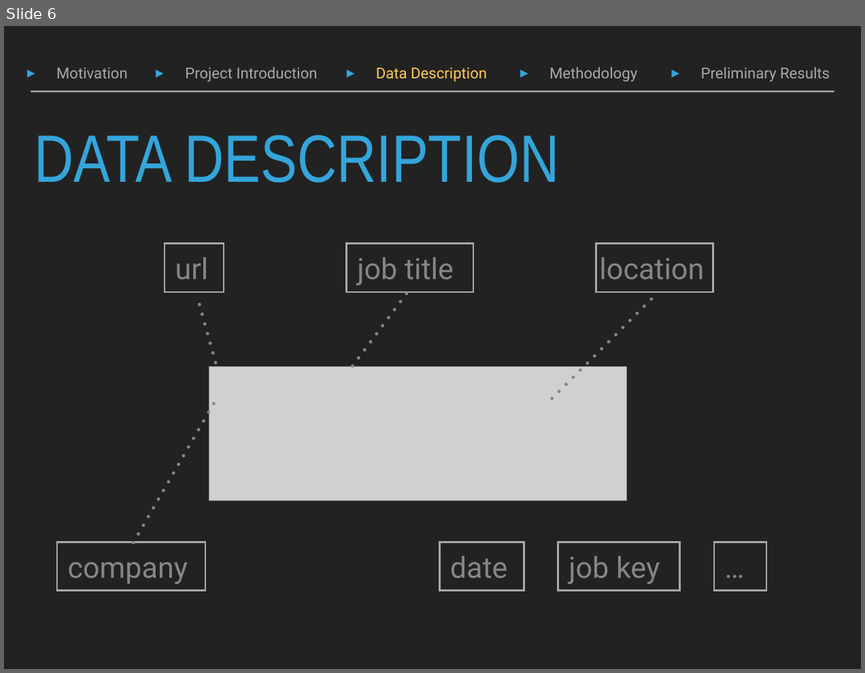
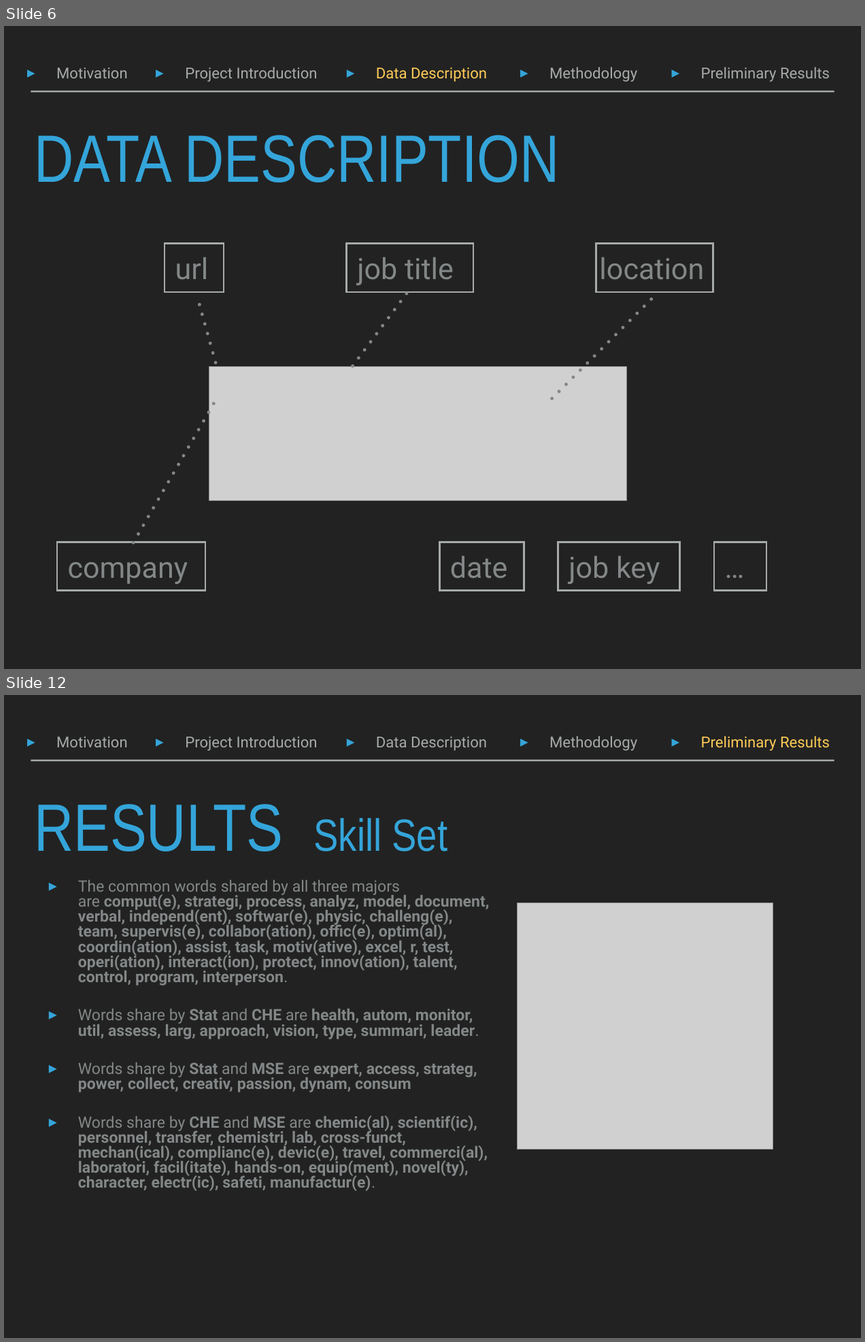
Before and after one commit to DoraXue/STA141b-Project, a slide deck: slide.pptx. Shown one above the other, each under a label of ours: slide 6 before the commit, slides 6 and 12 after it; the slides between them are not shown. The pictures are 865x673 and 865x1342 pixels, drawn with LibreOffice and Linux fonts; fonts in the diff are those of the drawing; grey boxes stand for pictures. Boxes give left, top, right and bottom in pixels: in the first picture for what was removed or moved away, otherwise in the second. Text is boxed around its words. In the diff, an @@ line names an element or a change of style, - is before the commit and + after.

```diff
--- a/slide.pptx
+++ b/slide.pptx
@@ slide 12 added at (4,695,861,1338), background #222222; not listed: 1 template element that a slide beside it also shows @@
@@ text added at (56,736,128,747), 18 pt, text #A6AAA9 @@
+▸ Motivation
@@ text added at (185,736,317,751), 18 pt, text #A6AAA9 @@
+▸ Project Introduction
@@ text added at (376,736,487,751), 18 pt, text #A6AAA9 @@
+▸ Data Description
@@ text added at (549,736,637,751), 18 pt, text #A6AAA9 @@
+▸ Methodology
@@ text added at (701,736,830,751), 18 pt, text #FDCB56 @@
+▸ Preliminary Results
@@ title added at (34,804,448,851), 54 pt, text #34A5DA @@
+RESULTS Skill Set
@@ text added at (78,880,490,1191), 18.7 pt, text #838787, bold @@
+▸ The common words shared by all three majors are comput(e), strategi, process, analyz, model, document, verbal, independ(ent), softwar(e), physic, challeng(e), team, supervis(e), collabor(ation), offic(e), optim(al), coordin(ation), assist, task, motiv(ative), excel, r, test, operi(ation), interact(ion), protect, innov(ation), talent, control, program, interperson.
+▸ Words share by Stat and CHE are health, autom, monitor, util, assess, larg, approach, vision, type, summari, leader.
+▸ Words share by Stat and MSE are expert, access, strateg, power, collect, creativ, passion, dynam, consum
+▸ Words share by CHE and MSE are chemic(al), scientif(ic), personnel, transfer, chemistri, lab, cross-funct, mechan(ical), complianc(e), devic(e), travel, commerci(al), laboratori, facil(itate), hands-on, equip(ment), novel(ty), character, electr(ic), safeti, manufactur(e).
@@ picture added at (517,903,773,1149) @@
```
Also in this commit, not shown: 2 slides changed, 5 other slides added.
